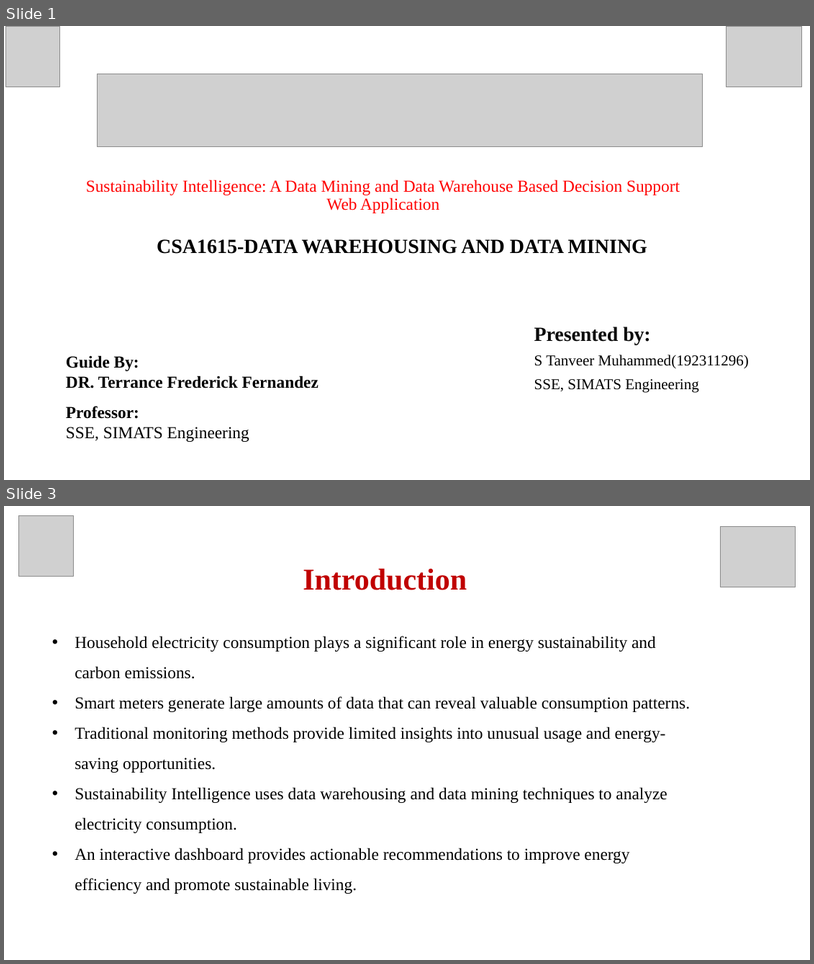
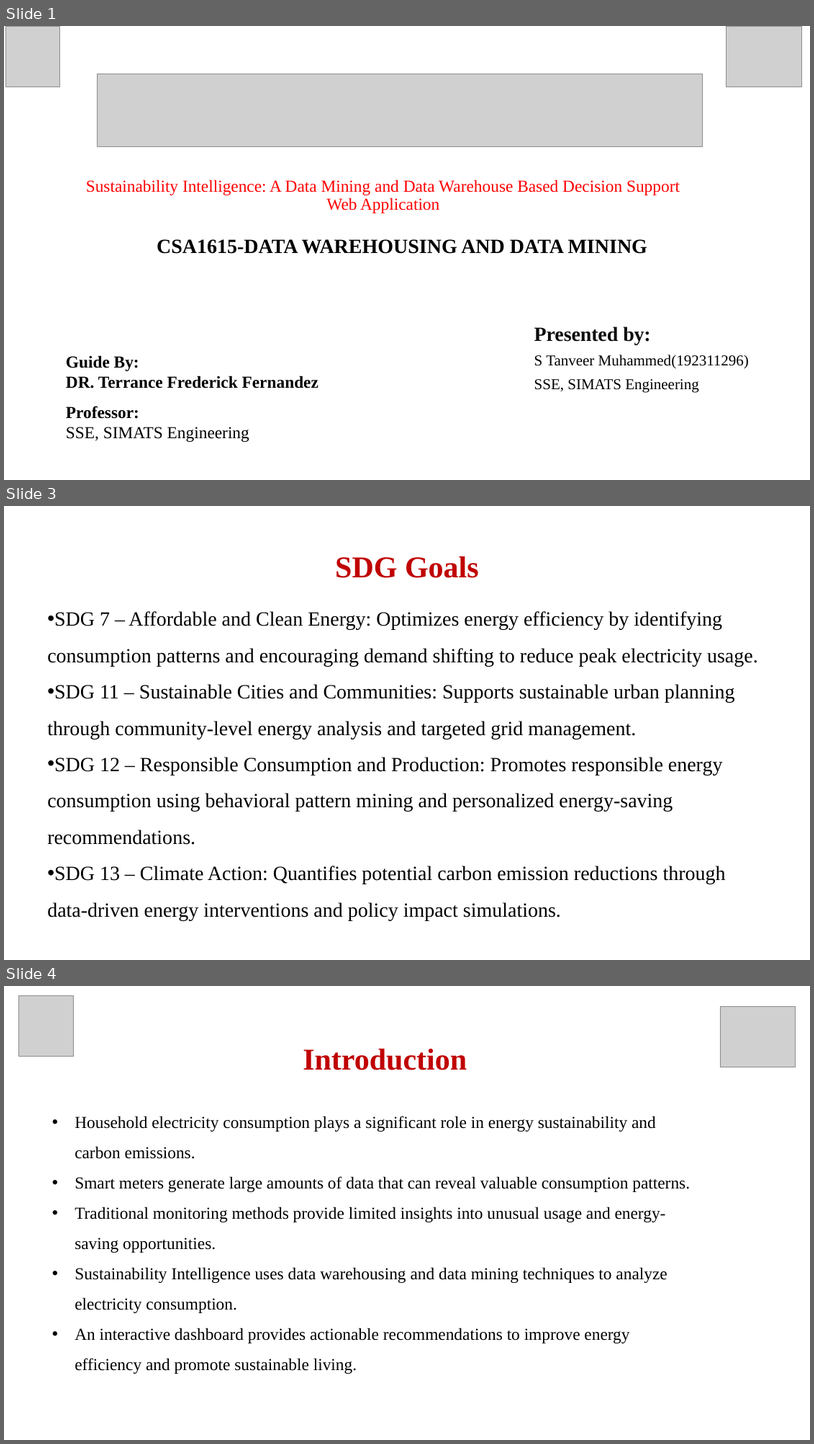
Before and after one commit to TanveerS24/Sustainability-Intelligence, a slide deck: presentation.pptx. Shown one above the other, each under a label of ours: slides 1 and 3 before the commit, slides 1, 3 and 4 after it; the slides between them are not shown. The pictures are 814x964 and 814x1444 pixels, drawn with LibreOffice and Linux fonts; fonts in the diff are those of the drawing; grey boxes stand for pictures. Boxes give left, top, right and bottom in pixels: in the first picture for what was removed or moved away, otherwise in the second. Text is boxed around its words. In the diff, an @@ line names an element or a change of style, - is before the commit and + after.

```diff
--- a/presentation.pptx
+++ b/presentation.pptx
@@ slide 3 added at (4, 506, 810, 960), background #FFFFFF @@
@@ title added at (335, 556, 479, 578), 36 pt, text #C00000, bold @@
+SDG Goals
@@ text added at (47, 611, 759, 920), 24 pt, text #000000 @@
+• SDG 7 – Affordable and Clean Energy: Optimizes energy efficiency by identifying consumption patterns and encouraging demand shifting to reduce peak electricity usage.
+• SDG 11 – Sustainable Cities and Communities: Supports sustainable urban planning through community-level energy analysis and targeted grid management.
+• SDG 12 – Responsible Consumption and Production: Promotes responsible energy consumption using behavioral pattern mining and personalized energy-saving recommendations.
+• SDG 13 – Climate Action: Quantifies potential carbon emission reductions through data-driven energy interventions and policy impact simulations.
@@ what was slide 3 is now slide 4 @@
```
Also in this commit, not shown: 7 slides changed, 1 other slide added, 2 slides removed, 21 other files.
